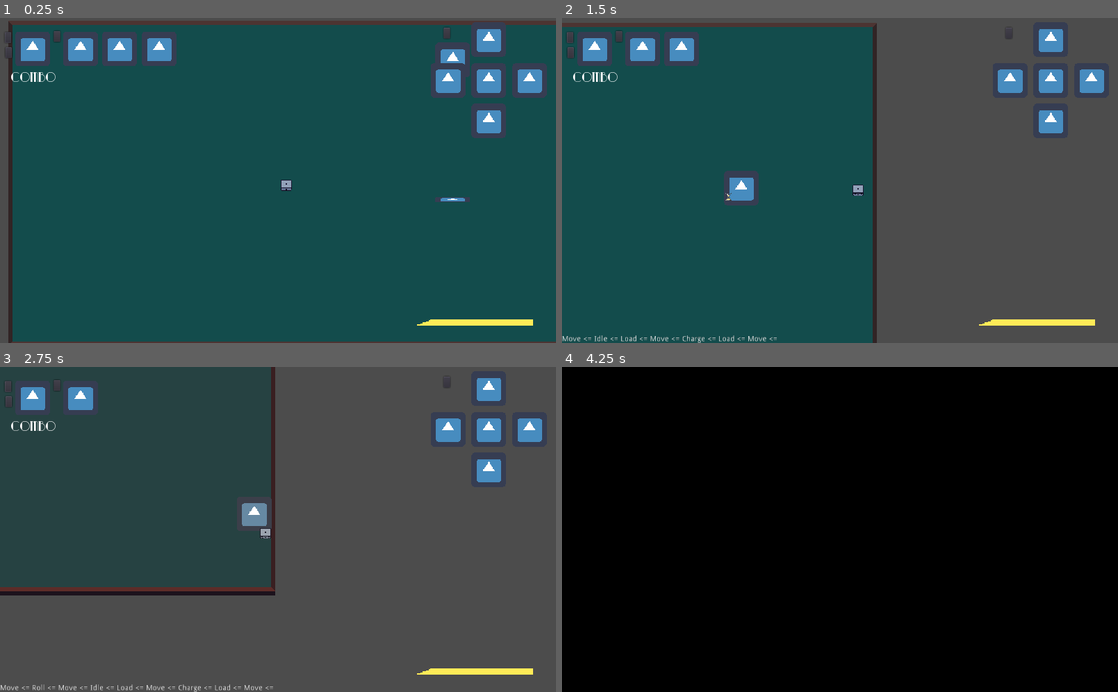
Above: before the commit, frames 1-4 (two rows, left to right).
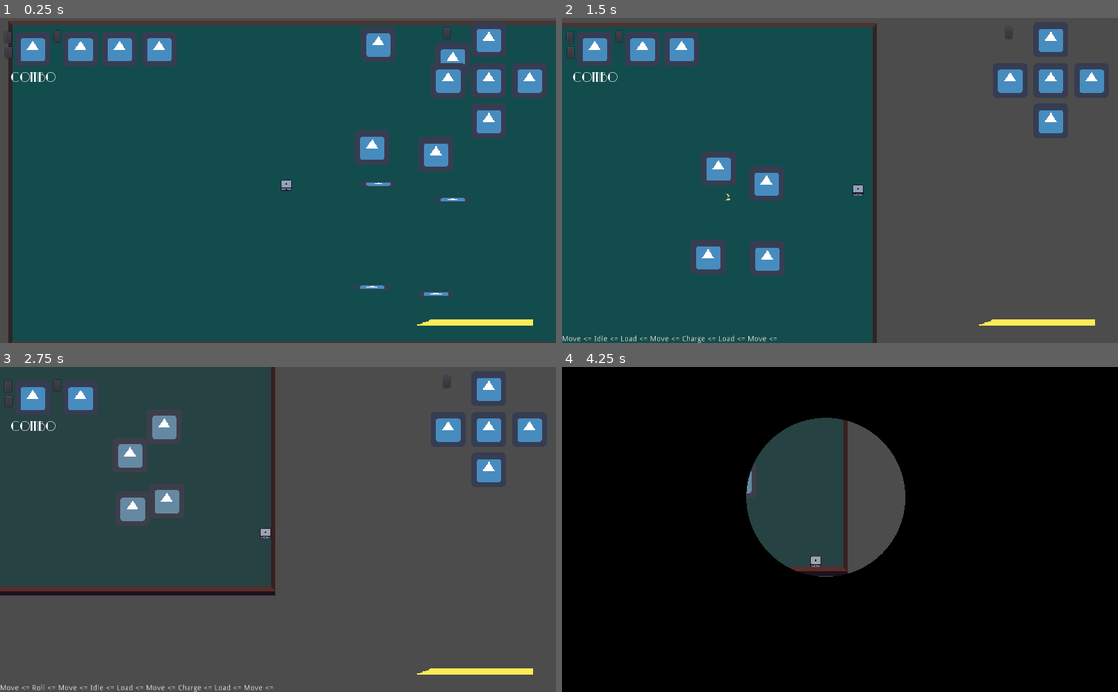
Above: after the commit, the same moments.

Repository: andrebariani/gmtk2022
Game: Godot game, scene res://src/Main.tscn
Two runs of this game, one before a commit and one after it. Both use one fixed random seed, a clock stepped at 60 frames per second and the inputs below. The engine's default icon, where the game draws it, is replaced by a stand-in: a white triangle on a blue panel in a dark square.
Inputs (mouse positions are in pixels of both pictures, inside the frame that each line leads up to):
- Up to frame 1 (0.25 s): no input
- Up to frame 2 (1.5 s): tap Enter (ui_accept) at 0.5, 0.77 s; move the mouse to (962, 164) at 0.52 s; hold D (move_right) 0.53-1.28 s; click (962, 164) at 0.6 s; move the mouse to (728, 196) at 1.27 s; hold S (move_down) from 1.28 s (still down); click (728, 196) at 1.35 s
- Up to frame 3 (2.75 s): tap Enter (ui_accept) at 1.52 s; move the mouse to (333, 458) at 2.02 s; release S (move_down) at 2.03 s; hold D (move_right) from 2.03 s (still down); tap Space (roll) at 2.1 s; click (333, 458) at 2.3 s
- Up to frame 4 (4.25 s): move the mouse to (812, 594) at 2.77 s; release D (move_right) at 2.78 s; hold W (move_up) 2.78-3.53 s; click (812, 594) at 2.85 s; tap Enter (ui_accept) at 3.02, 3.77 s; move the mouse to (1006, 578) at 3.52 s; hold A (move_left) from 3.53 s (still down); click (1006, 578) at 3.6 s

The runs differ from the first frame. In frame 1, 2.3% of the frame differs, in the area x 63-82%, y 2-86%; in frame 2, 2.9%; in frame 3, 1.6%; in frame 4, 11%, in the area x 33-62%, y 15-65%.

Commit message:
bounce entre inimigos

Diff:
--- a/src/Main.tscn
+++ b/src/Main.tscn
@@ -44,6 +44,21 @@
 collision_layer = 2
 collision_mask = 518
 
+[node name="Melee_enemy2" parent="YSort" instance=ExtResource( 8 )]
+position = Vector2( 551, 335 )
+collision_layer = 2
+collision_mask = 518
+
+[node name="Melee_enemy3" parent="YSort" instance=ExtResource( 8 )]
+position = Vector2( 316, 310 )
+collision_layer = 2
+collision_mask = 518
+
+[node name="Melee_enemy4" parent="YSort" instance=ExtResource( 8 )]
+position = Vector2( 339, -71 )
+collision_layer = 2
+collision_mask = 518
+
 [node name="CanvasLayer" type="CanvasLayer" parent="."]
 pause_mode = 1
 
--- a/src/entities/enemies/Enemy_base.gd
+++ b/src/entities/enemies/Enemy_base.gd
@@ -78,6 +78,10 @@
 func _on_AnimationPlayer_animation_finished(anim_name):
 	movement_status = NORMAL
 
+func take_knockback(received_knockback_vector, knockback_time = 1):
+	knockback_timer.start(knockback_time)
+	movement_status = KNOCKBACK
+	knockback_vector = received_knockback_vector
 
 func _on_FallHitbox_area_entered(area):
 	# matar inimigos que estavam embaixo dele durante o spawn
--- a/src/entities/enemies/Enemy_chaser.gd
+++ b/src/entities/enemies/Enemy_chaser.gd
@@ -8,4 +8,9 @@
 		var mult = $Knockback_timer.time_left / $Knockback_timer.wait_time
 		var collision = move_and_collide((knockback_vector * mult) * delta / 100)
 		if collision:
+			if "enemy" in collision.collider.name:
+				collision.collider.take_knockback(knockback_vector * mult)
+				$Knockback_timer.stop()
+				movement_status = NORMAL
+				return
 			knockback_vector = knockback_vector.bounce(collision.normal)
--- a/src/entities/enemies/Hurtbox.gd
+++ b/src/entities/enemies/Hurtbox.gd
@@ -10,6 +10,4 @@
 	return false
 
 func take_knockback(knockback_vector):
-	enemy.knockback_timer.start()
-	enemy.movement_status = enemy.KNOCKBACK
-	enemy.knockback_vector = knockback_vector
+	enemy.take_knockback(knockback_vector)
--- a/src/entities/enemies/Melee_enemy.gd
+++ b/src/entities/enemies/Melee_enemy.gd
@@ -18,7 +18,7 @@
 			movement_status = CHARGING
 			$Timer_charging.start()
 	elif movement_status == CHARGING:
-		move_and_slide(-global_position.direction_to(Player.global_position) * speed * delta)
+		move_and_slide(-global_position.direction_to(Player.global_position) * speed * delta / 100)
 	elif movement_status == CHARGE:
 		move_and_slide(charge_direction * speed * delta * charge_mult)
 
@@ -40,11 +40,3 @@
 	if movement_status != KNOCKBACK:
 		$Hitbox/CollisionShape2D.disabled = true
 		movement_status = NORMAL
-
-
-
-func _on_Hitbox_body_entered(body):
-	if body.has_method("take_damage"):
-		body.take_damage()
-	if body.has_method("take_knockback"):
-		body.take_knockback(charge_direction * speed/4)
--- a/src/entities/enemies/Melee_enemy.tscn
+++ b/src/entities/enemies/Melee_enemy.tscn
@@ -44,7 +44,7 @@
 shape = SubResource( 3 )
 
 [node name="Timer_charging" type="Timer" parent="." index="6"]
-wait_time = 0.5
+wait_time = 10.0
 one_shot = true
 
 [node name="Timer_charge" type="Timer" parent="." index="7"]
